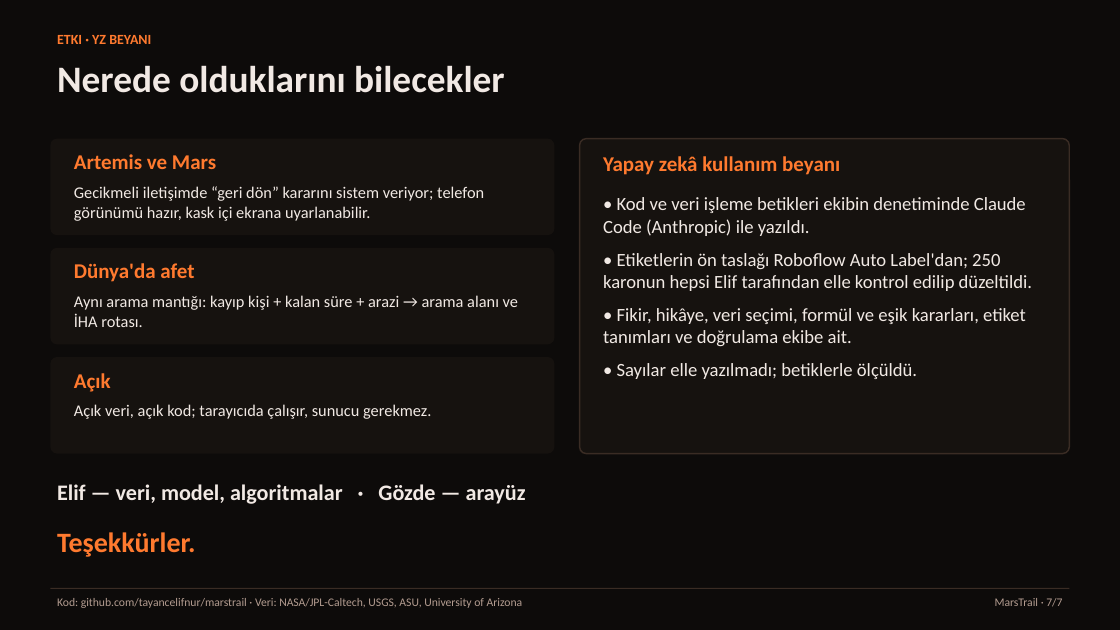
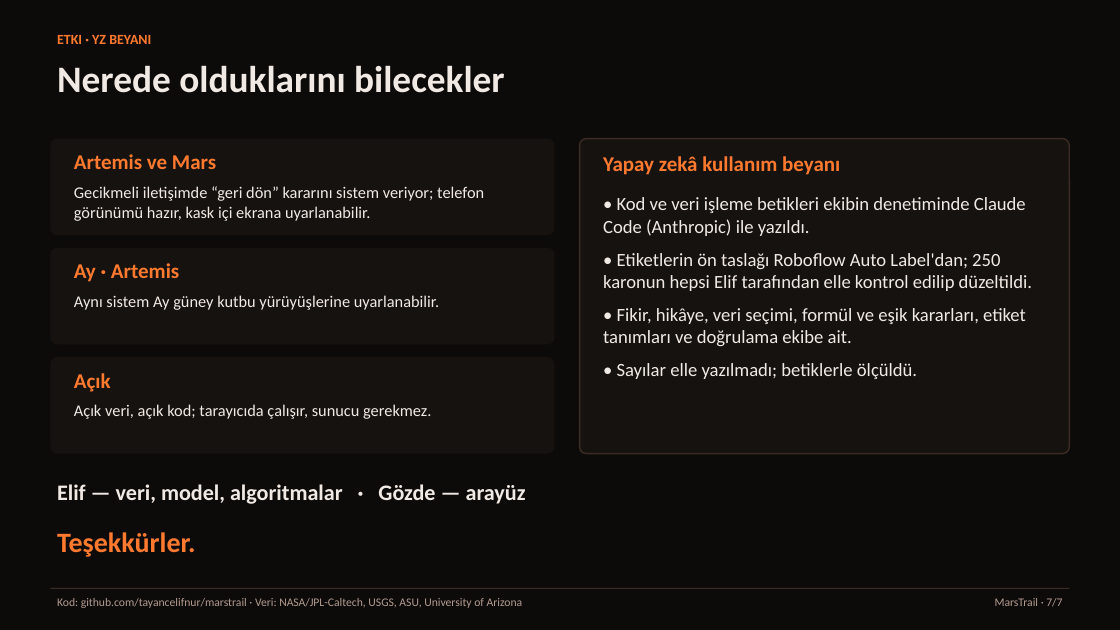
Before and after one commit to tayancelifnur/marstrail, a slide deck: slide 7 of docs/sunum/MarsTrail.pptx. Drawn at 1120x630 pixels with LibreOffice and Linux fonts; fonts in the diff are those of the drawing. Boxes give left, top, right and bottom in pixels: in the first picture for what was removed or moved away, otherwise in the second. Text is boxed around its words. In the diff, an @@ line names an element or a change of style, - is before the commit and + after.

```diff
--- a/docs/sunum/MarsTrail.pptx
+++ b/docs/sunum/MarsTrail.pptx
@@ text at (x1=74, y1=263, x2=179, y2=282): text changed @@
-Dünya'da afet
+Ay · Artemis
@@ text at (x1=74, y1=295, x2=439, y2=310): text changed @@
-Aynı arama mantığı: kayıp kişi + kalan süre + arazi → arama alanı ve İHA rotası.
+Aynı sistem Ay güney kutbu yürüyüşlerine uyarlanabilir.
```
Also in this commit, not shown: 1 other slide changed, 19 other files.
